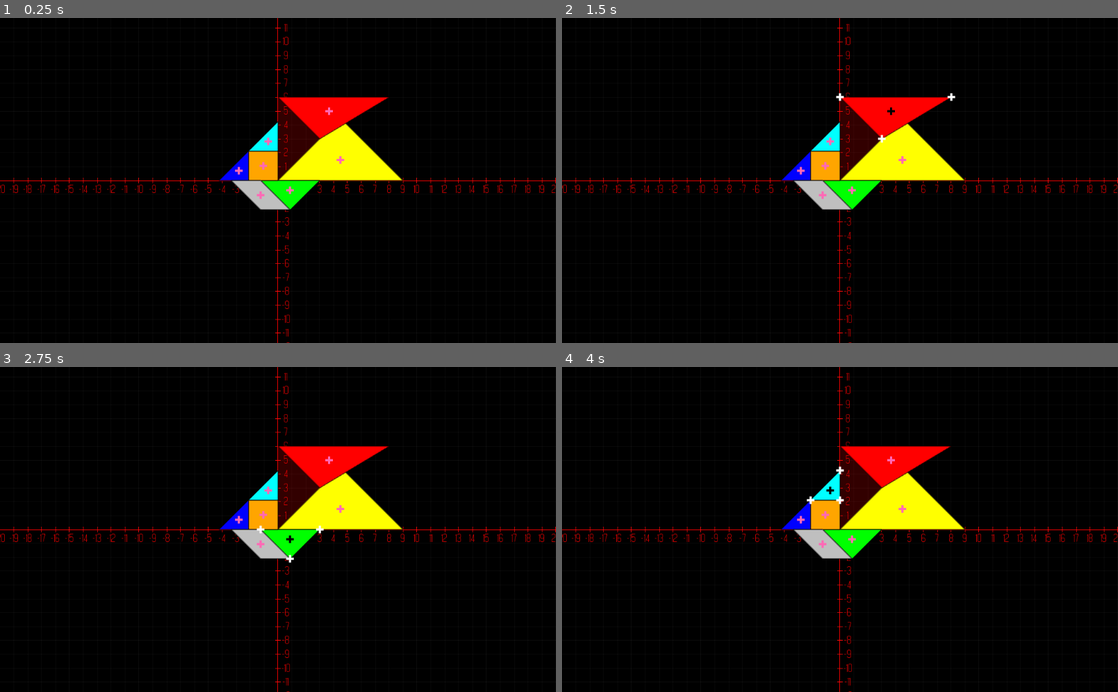
Above: before the commit, frames 1-4 (two rows, left to right).
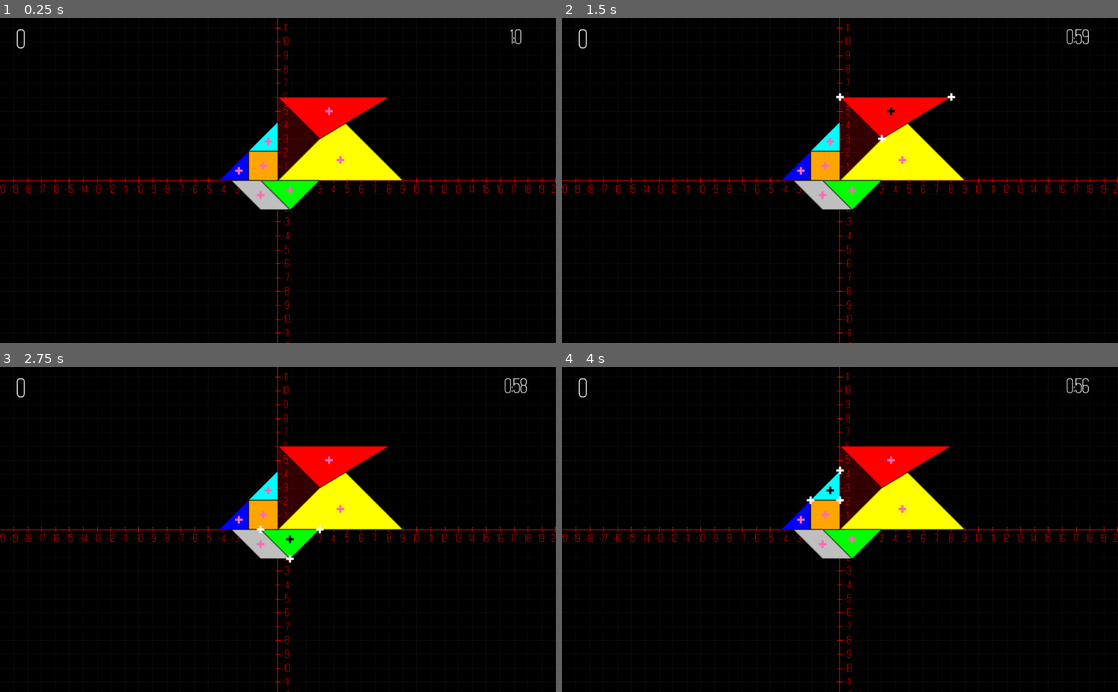
Above: after the commit, the same moments.

Repository: ikicapitan/ProyMat2018-Godot-
Game: Godot game, scene res://Scenes/main.tscn
The game is run twice, just before and just after one commit, with the same random seed, the same clock (stepped at 60 frames per second) and the same inputs.
Inputs (mouse positions are in pixels of both pictures, inside the frame that each line leads up to):
- Up to frame 1 (0.25 s): no input
- Up to frame 2 (1.5 s): click (901, 161) at 0.5 s; click (890, 112) at 1.27 s
- Up to frame 3 (2.75 s): click (289, 539) at 2.02 s
- Up to frame 4 (4 s): click (801, 519) at 2.77 s; click (828, 490) at 3.52 s

The runs differ from the first frame. In frame 1, less than 0.1% of the frame differs, in the area x 3-94%, y 3-10%; in frame 2, 0.1%; in frame 3, 0.1%, in the area x 3-95%, y 3-10%; in frame 4, 0.1%.

Commit message:
Finished
Un placer amigos de l mundo, compartir con ustedes. Gracias jJony

Diff:
--- a/Scenes/main.gd
+++ b/Scenes/main.gd
@@ -10,6 +10,19 @@
 export (PackedScene) var select
 export (PackedScene) var select_p
 export (int) var cant_figuras
+export (int) var tiempo_desafio
 
 func _ready():
 	randomize()
+	gamehandler.tiempo = tiempo_desafio
+	var minutos = gamehandler.tiempo / 60 #Divido los segundos para mostrar minutos
+	var segundos = gamehandler.tiempo % 60 #Obtengo el resto de division para mostrar segundos
+	get_tree().get_nodes_in_group("reloj")[0].text = (str(minutos) + ":" + str(segundos)) #Convierto a string los resultados para mostrar
+	get_tree().get_nodes_in_group("puntos")[0].text = str(gamehandler.puntos)
+
+
+func _on_clock_timeout(): #Cada vez que transcurre 1 segundo
+	gamehandler.clock()
+	var minutos = gamehandler.tiempo / 60 #Divido los segundos para mostrar minutos
+	var segundos = gamehandler.tiempo % 60 #Obtengo el resto de division para mostrar segundos
+	get_tree().get_nodes_in_group("reloj")[0].text = (str(minutos) + ":" + str(segundos)) #Convierto a string los resultados para mostrar
--- a/Scenes/main.tscn
+++ b/Scenes/main.tscn
@@ -11,8 +11,25 @@
 [ext_resource path="res://Scenes/slct.tscn" type="PackedScene" id=9]
 [ext_resource path="res://Scenes/slct_pieza.tscn" type="PackedScene" id=10]
 [ext_resource path="res://Scenes/nivel.gd" type="Script" id=11]
+[ext_resource path="res://Fonts/Mathematical Bold.ttf" type="DynamicFontData" id=12]
 
-[node name="main" type="Node" groups=[
+[sub_resource type="DynamicFont" id=1]
+
+size = 38
+use_mipmaps = false
+use_filter = false
+font_data = ExtResource( 12 )
+_sections_unfolded = [ "Settings" ]
+
+[sub_resource type="DynamicFont" id=2]
+
+size = 48
+use_mipmaps = false
+use_filter = false
+font_data = ExtResource( 12 )
+_sections_unfolded = [ "Font", "Settings" ]
+
+[node name="main" type="Node" index="0" groups=[
 "main",
 ]]
 
@@ -27,6 +44,7 @@
 select = ExtResource( 9 )
 select_p = ExtResource( 10 )
 cant_figuras = 5
+tiempo_desafio = 60
 
 [node name="cam" type="Camera2D" parent="." index="0"]
 
@@ -63,3 +81,64 @@
 grosor_lineas = 1
 largo_lineas = 5
 distancia_texto = 5
+
+[node name="clock" type="Timer" parent="." index="2"]
+
+process_mode = 1
+wait_time = 1.0
+one_shot = false
+autostart = true
+
+[node name="reloj" type="Label" parent="." index="3" groups=[
+"reloj",
+]]
+
+anchor_left = 0.0
+anchor_top = 0.0
+anchor_right = 0.0
+anchor_bottom = 0.0
+margin_left = 418.0
+margin_top = -284.0
+margin_right = 460.0
+margin_bottom = -244.0
+rect_pivot_offset = Vector2( 0, 0 )
+rect_clip_content = false
+mouse_filter = 2
+mouse_default_cursor_shape = 0
+size_flags_horizontal = 1
+size_flags_vertical = 4
+custom_fonts/font = SubResource( 1 )
+text = "0:00"
+align = 1
+percent_visible = 1.0
+lines_skipped = 0
+max_lines_visible = -1
+_sections_unfolded = [ "custom_fonts" ]
+
+[node name="puntos" type="Label" parent="." index="4" groups=[
+"puntos",
+]]
+
+anchor_left = 0.0
+anchor_top = 0.0
+anchor_right = 0.0
+anchor_bottom = 0.0
+margin_left = -492.0
+margin_top = -285.0
+margin_right = -452.0
+margin_bottom = -233.0
+rect_pivot_offset = Vector2( 0, 0 )
+rect_clip_content = false
+mouse_filter = 2
+mouse_default_cursor_shape = 0
+size_flags_horizontal = 1
+size_flags_vertical = 4
+custom_fonts/font = SubResource( 2 )
+text = "0"
+align = 1
+percent_visible = 1.0
+lines_skipped = 0
+max_lines_visible = -1
+_sections_unfolded = [ "custom_fonts" ]
+
+[connection signal="timeout" from="clock" to="." method="_on_clock_timeout"]
--- a/Scripts/Tangrama2.gd
+++ b/Scripts/Tangrama2.gd
@@ -189,9 +189,10 @@
 		piezas[target].boton_select.rect_position = calcular_centro(piezas[target])
 		update()
 	if check_win():#Me fijo si gano el jugador
-		print("GANASTE!")
+		gamehandler.set_puntos(5)
+		get_tree().reload_current_scene()
 	else:
-		print("VUELVE A INTENTARLO!")
+		pass
 
 func actualizar_seleccion():
 	for objeto in get_tree().get_nodes_in_group("slct"):#Elimino todos los vertices selecionables que existen
@@ -223,7 +224,7 @@
 			_:
 				continue
 
-func check_win():
+func check_win(): #jJony - Iki
 	var coinciden = true
 
 	for i in p_resuelto.size():#Recorre las piezas de tangrama por indice
--- a/gamehandler.gd
+++ b/gamehandler.gd
@@ -1,7 +1,21 @@
 extends Node
 
 #Datos globales del proyecto
-
+var tiempo = 0 #Tiempo restante
+var puntos = 0 #Puntos
 
 func _ready():
 	pass
+
+func clock(): #Paso 1 segundo
+	tiempo -= 1
+	if(tiempo == 0): #Si se termino el tiempo
+		time_up()
+
+func time_up(): #Se acabo el tiempo
+	set_puntos(-5)
+	get_tree().reload_current_scene()
+
+func set_puntos(var add_puntos):
+	puntos += add_puntos
+	get_tree().get_nodes_in_group("puntos")[0].text = str(puntos)
Not shown: 1 places in Scenes/main.tscn that only renumber resources
